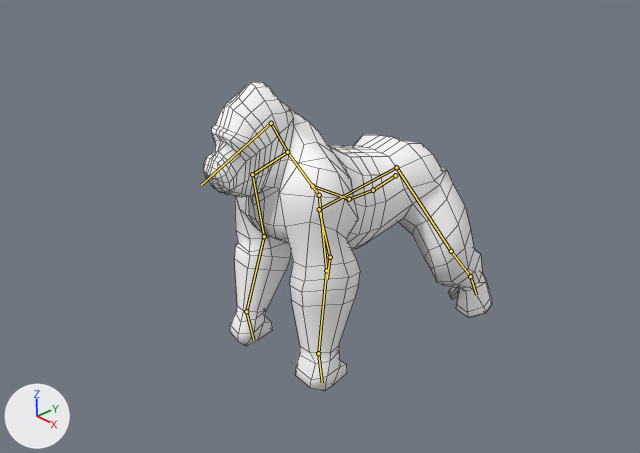
What one commit did to the Blender file jcrpg/tools/blender/fauna/gorilla/gorilla_walkcycle1.blend.
Both versions are drawn from the file's camera 'Camera'. The axes (+X, +Y, +Z) are drawn at lower left. The lights are the same throughout. Both versions are drawn at the pose saved in each file; the numbers are the values there. The bones that bend it are drawn over the model as lines. Mesh edges are drawn as thin lines.

Objects in the first picture: 'Gorilla'.
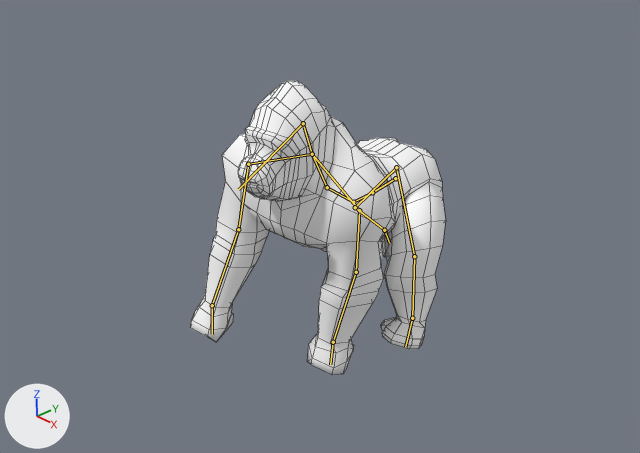
The change in detail:
Bone 'spine_1' (bone_spine_1) moves from (0.0, 0.09, 0.28) to (0.0, 0.12, 0.38).
Bone 'spine_1' (bone_spine_1) turns from (-4, 0, 0) to (-6, 0, 0) degrees about its own x, y and z.
Bone 'spine_2' (bone_spine_2) turns from (-2, 0, 5) to (-3, 0, -6) degrees about its own x, y and z.
Bone 'spine_3' (bone_spine_3) turns from (2, -1, 1) to (0, 1, -1) degrees about its own x, y and z.
Bone 'spine_4' (bone_spine_4) turns from (-1, -3, 2) to (1, 4, -3) degrees about its own x, y and z.
Bone 'neck' (bone_neck) turns from (4, 0, 0) to (2, 0, 0) degrees about its own x, y and z.
Bone 'head' (bone_head) turns from (-6, -4, -6) to (-2, 5, 7) degrees about its own x, y and z.
Bone 'shoulder.L' (bone_shoulder_l) turns from (-7, 1, 8) to (-4, -2, -11) degrees about its own x, y and z.
Bone 'uper_arm.L' (bone_uper_arm_l) turns from (-3, 1, -3) to (-12, 0, 3) degrees about its own x, y and z.
Bone 'lower_arm.L' (bone_lower_arm_l) turns from (-2, 0, -1) to (-9, 2, 0) degrees about its own x, y and z.
Bone 'hand.L' (bone_hand_l) turns from (-8, 1, -3) to (-10, -2, 3) degrees about its own x, y and z.
Bone 'shoulder.R' (bone_shoulder_r) turns from (-1, 1, 10) to (-2, -3, -7) degrees about its own x, y and z.
Bone 'uper_arm.R' (bone_uper_arm_r) turns from (-7, 0, -2) to (1, 0, 1) degrees about its own x, y and z.
Bone 'lower_arm.R' (bone_lower_arm_r) turns from (-20, -2, 6) to (-10, 1, 6) degrees about its own x, y and z.
Bone 'hand.R' (bone_hand_r) turns from (-21, 3, -3) to (-16, 0, 4) degrees about its own x, y and z.
Bone 'uper_leg.L' (bone_uper_leg_l) turns from (-14, 4, -14) to (10, -5, 8) degrees about its own x, y and z.
Bone 'lower_leg.L' (bone_lower_leg_l) turns from (3, 0, -6) to (-8, -1, -1) degrees about its own x, y and z.
Bone 'foot.L' (bone_foot_l) turns from (0, 0, 2) to (2, 0, 1) degrees about its own x, y and z.
Bone 'uper_leg.R' (bone_uper_leg_r) turns from (5, 1, -8) to (-17, -5, 17) degrees about its own x, y and z.
Bone 'lower_leg.R' (bone_lower_leg_r) turns from (1, 1, -2) to (4, -1, 8) degrees about its own x, y and z.
Bone 'foot.R' (bone_foot_r) turns from (-1, 0, 1) to (-3, 0, -2) degrees about its own x, y and z.

Where the change shows, as pixel boxes [x1, y1, x2, y2] in the pictures (640 x 453 px):
'Gorilla', posed (12% narrower): before [203, 82, 492, 391]; after [190, 81, 445, 375]
bone 'spine_1', root to tip: before (395, 175) to (373, 190); after (395, 178) to (372, 192)
bone 'spine_2', root to tip: before (373, 190) to (349, 199); after (372, 192) to (353, 202)
bone 'spine_3', root to tip: before (349, 199) to (312, 186); after (353, 202) to (327, 187)
bone 'spine_4', root to tip: before (312, 186) to (287, 152); after (327, 187) to (312, 154)
bone 'neck', root to tip: before (287, 152) to (271, 123); after (312, 154) to (303, 123)
bone 'head', root to tip: before (271, 123) to (201, 185); after (303, 123) to (238, 189)
bone 'shoulder.L', root to tip: before (287, 152) to (319, 195); after (312, 154) to (359, 210)
bone 'uper_arm.L', root to tip: before (319, 195) to (326, 270); after (359, 210) to (356, 272)
bone 'lower_arm.L', root to tip: before (326, 270) to (318, 353); after (356, 272) to (333, 342)
bone 'hand.L', root to tip: before (318, 353) to (322, 382); after (333, 342) to (330, 364)
bone 'shoulder.R', root to tip: before (287, 152) to (252, 174); after (312, 154) to (248, 164)
bone 'uper_arm.R', root to tip: before (252, 174) to (264, 236); after (248, 164) to (238, 229)
bone 'lower_arm.R', root to tip: before (264, 236) to (246, 311); after (238, 229) to (212, 305)
bone 'hand.R', root to tip: before (246, 311) to (253, 340); after (212, 305) to (212, 334)
bone 'uper_leg.L', root to tip: before (396, 167) to (451, 251); after (396, 167) to (414, 256)
bone 'lower_leg.L', root to tip: before (451, 251) to (470, 276); after (414, 256) to (412, 318)
bone 'foot.L', root to tip: before (470, 276) to (476, 295); after (412, 318) to (405, 347)
bone 'uper_leg.R', root to tip: before (396, 167) to (319, 209); after (396, 167) to (355, 207)
bone 'lower_leg.R', root to tip: before (319, 209) to (330, 257); after (355, 207) to (384, 230)
bone 'foot.R', root to tip: before (330, 257) to (327, 279); after (384, 230) to (389, 243)
